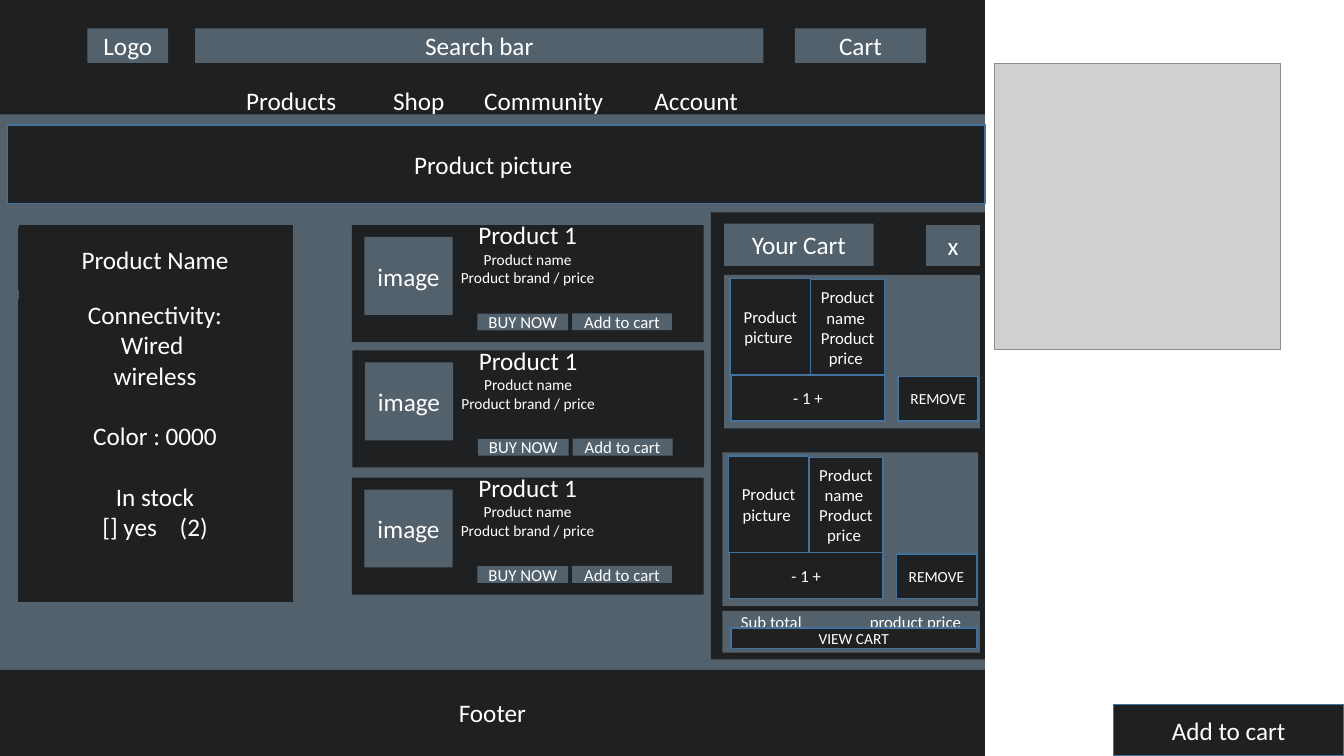
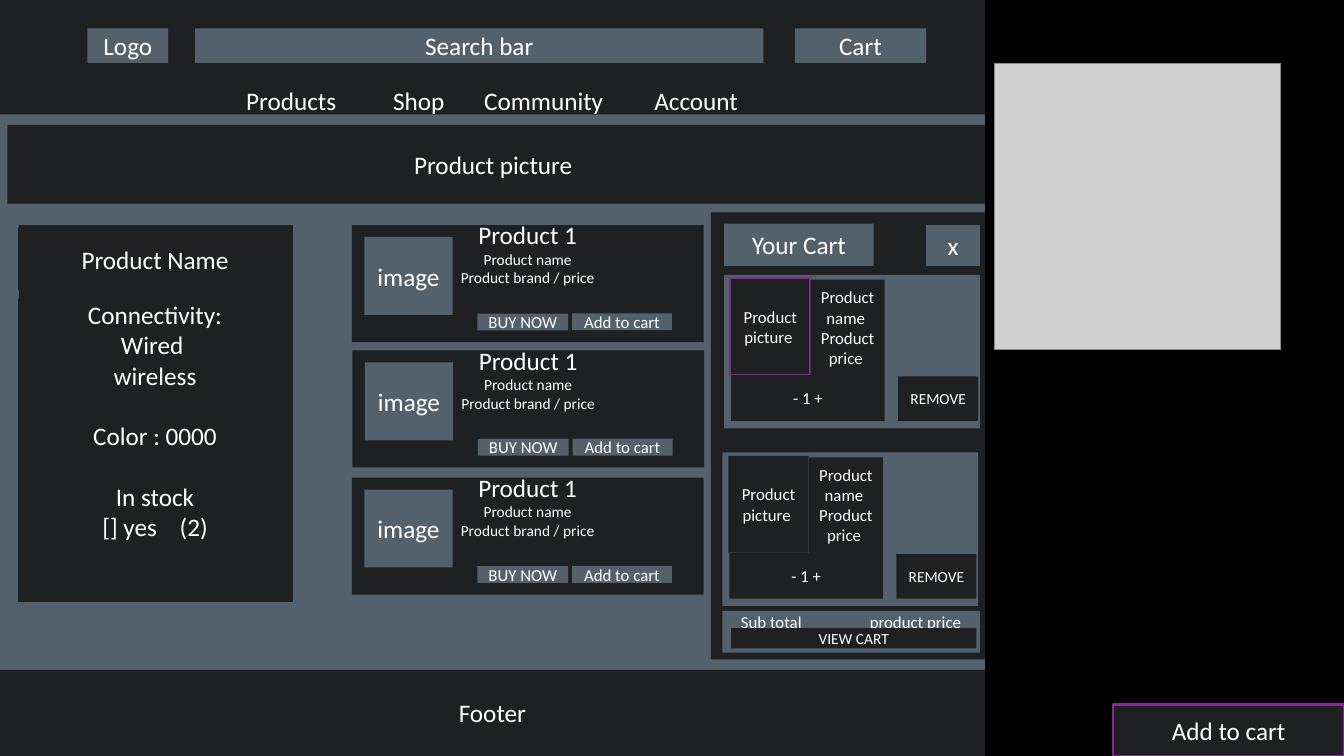
Before and after one commit to SamuelSolomon1/SparkLine, a slide deck: slide 9 of New Microsoft PowerPoint Presentation.pptx. Drawn at 1344x756 pixels with LibreOffice and Linux fonts; fonts in the diff are those of the drawing; grey boxes stand for pictures; background and template pictures are left out. Boxes give left, top, right and bottom in pixels: in the first picture for what was removed or moved away, otherwise in the second. Text is boxed around its words. In the diff, an @@ line names an element or a change of style, - is before the commit and + after.

```diff
--- a/New Microsoft PowerPoint Presentation.pptx
+++ b/New Microsoft PowerPoint Presentation.pptx
@@ background #FFFFFF to picture (left out) @@
@@ rectangle "Product picture" at <box>730,278,811,375</box>: outline #43739E 1 pt to #7F2E8F 1.5 pt @@
@@ outline #43739E 1 pt to none in 9 elements at <box>7,125,985,204</box>, <box>811,279,885,375</box>, <box>731,375,884,420</box>, <box>898,376,978,420</box>, <box>729,456,810,553</box>, <box>809,458,883,554</box>, <box>730,553,883,598</box>, <box>896,555,976,599</box>, <box>731,628,976,648</box> @@
@@ rectangle "Add to cart" at <box>1114,705,1344,756</box>: outline #43739E 1 pt to #7F2E8F 1.5 pt @@
```
Also in this commit, not shown: 11 other slides changed, 2 slides added, 1 other file.
